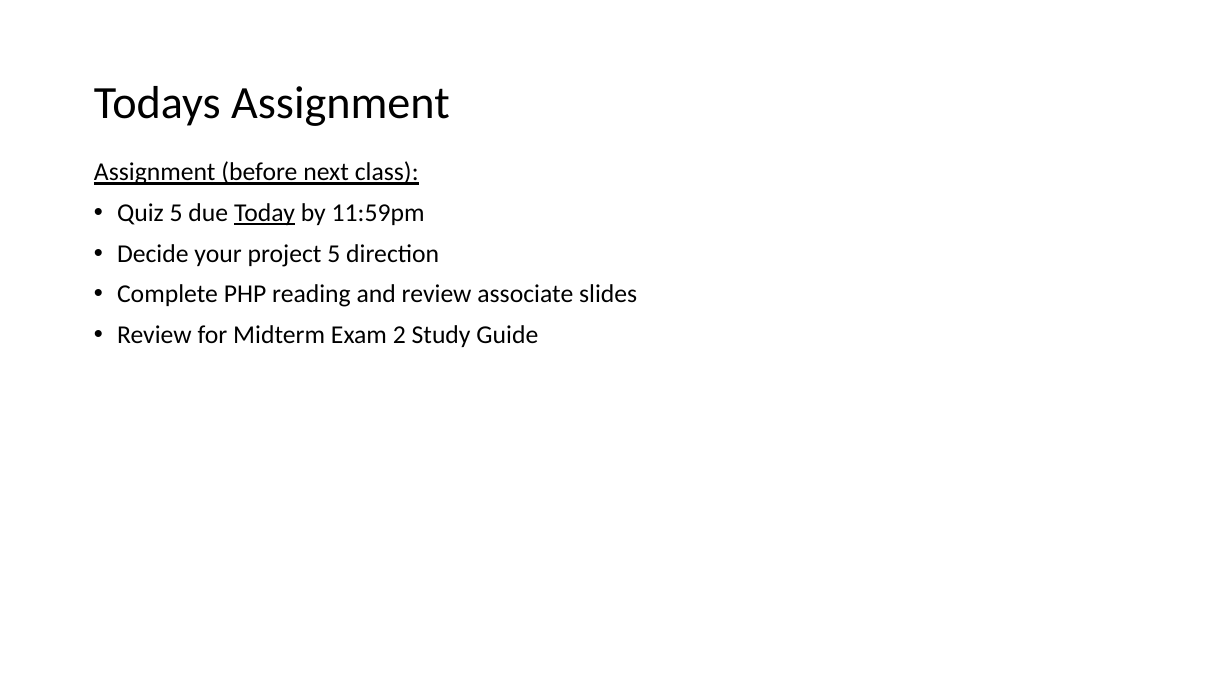
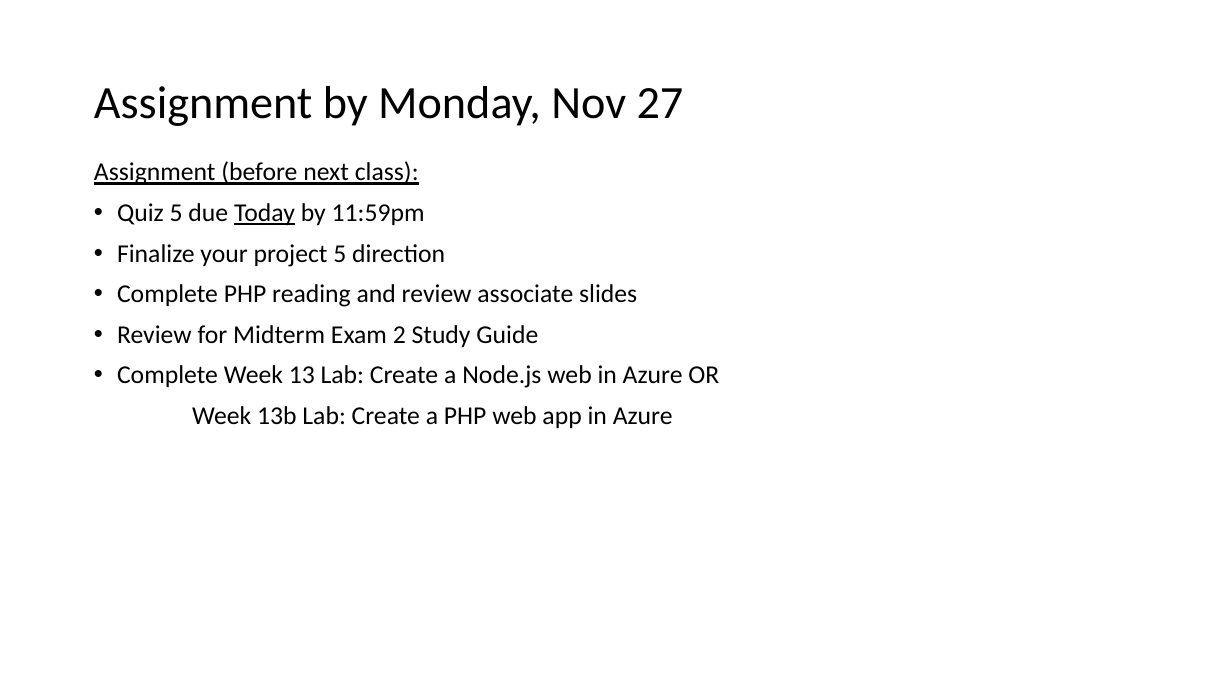
Before and after one commit to EricJPogue/www-epogue-info, a slide deck: slide 5 of CPSC-24700/Presentations/session-33.pptx. Drawn at 1232x693 pixels with LibreOffice and Linux fonts; fonts in the diff are those of the drawing. Boxes give left, top, right and bottom in pixels: in the first picture for what was removed or moved away, otherwise in the second. Text is boxed around its words. In the diff, an @@ line names an element or a change of style, - is before the commit and + after.

```diff
--- a/CPSC-24700/Presentations/session-33.pptx
+++ b/CPSC-24700/Presentations/session-33.pptx
@@ title at <box>94,86,684,126</box>: text changed @@
-Todays Assignment
+Assignment by Monday, Nov 27
@@ text at <box>117,244,445,267</box>: text changed @@
-• Decide your project 5 direction
+• Finalize your project 5 direction
@@ text at <box>117,365,719,428</box>: paragraphs added @@
+• Complete Week 13 Lab: Create a Node.js web in Azure OR
+Week 13b Lab: Create a PHP web app in Azure
```
Also in this commit, not shown: 2 other slides changed, 3 other files.
